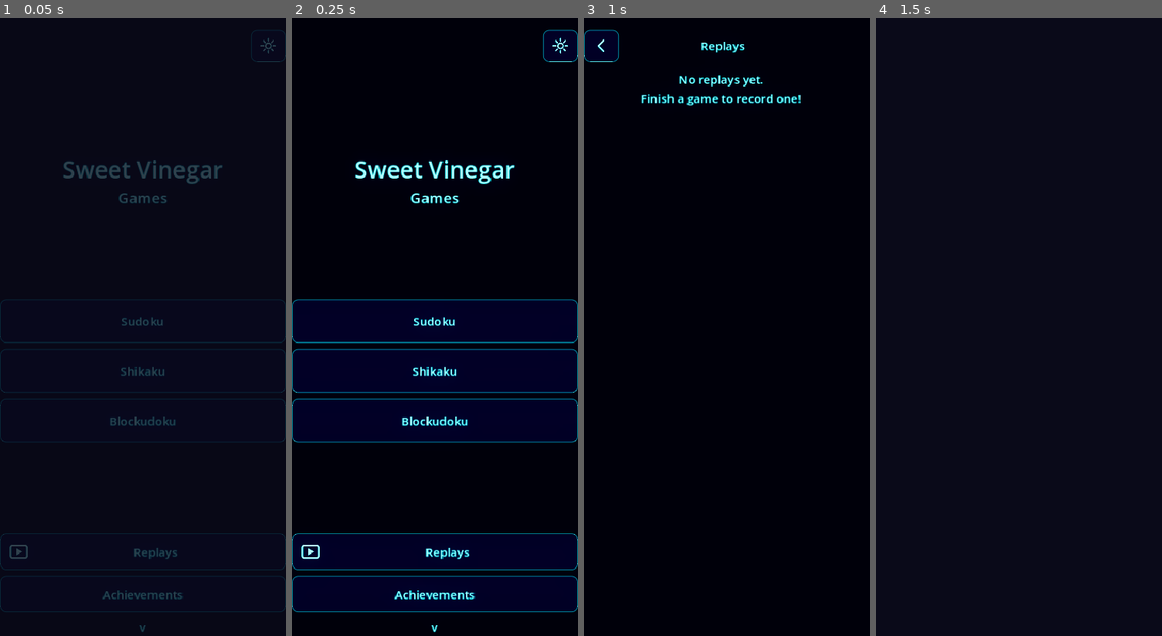
Above: before the commit, frames 1-4 (left to right).
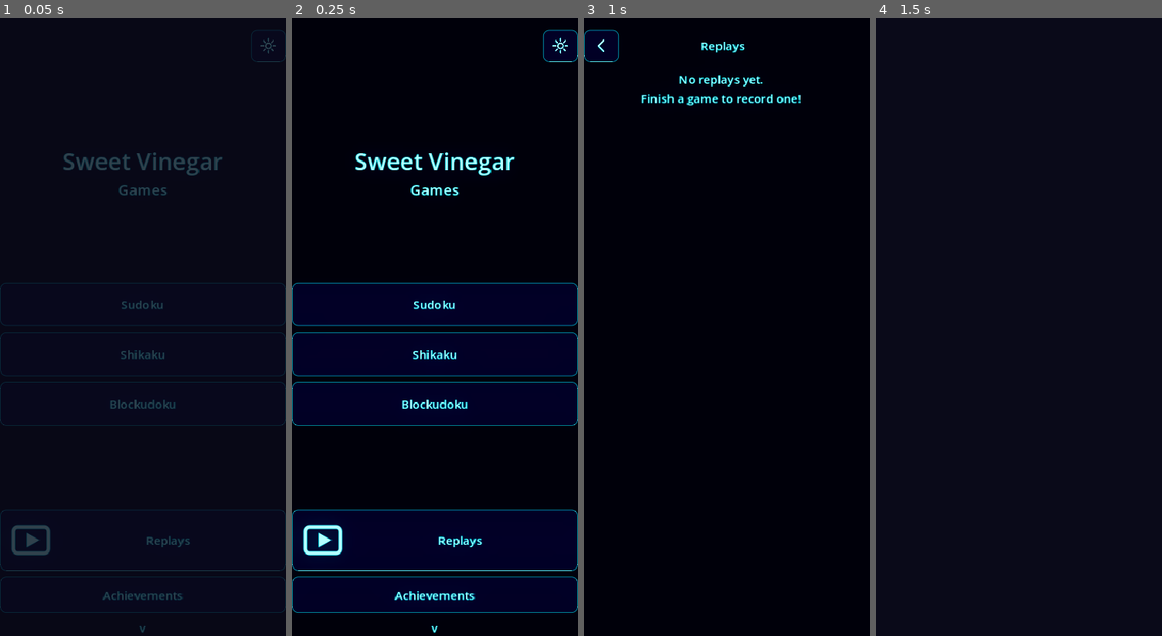
Above: after the commit, the same moments.

Repository: mchambers-mojang/sweet-vinegar-games
Game: Godot game, scene res://scenes/game_picker.tscn
Two runs of this game, one before a commit and one after it. Both use one fixed random seed, a clock stepped at 60 frames per second and the inputs below.
Inputs (mouse positions are in pixels of both pictures, inside the frame that each line leads up to):
- Up to frame 1 (0.05 s): no input
- Up to frame 2 (0.25 s): no input
- Up to frame 3 (1 s): click "Replays" at 0.5 s
- Up to frame 4 (1.5 s): click (893, 48) at 1.25 s

The runs differ from the first frame. In frame 1, 4.0% of the frame differs, in the area x 0-100%, y 21-100%; in frame 2, 19%; in frame 3, nothing differs; in frame 4, nothing differs.

Commit message:
fix: Replays icon closer to text + Settings screen title
- Disable expand_icon on Replays button so icon sits next to text
- Settings screen title changed from ⚙ emoji to 'Settings' text
  (the ⚙ was a Label, not caught by IconManager's Button scanning)

Co-authored-by: Copilot <223556219+Copilot@users.noreply.github.com>

Diff:
--- a/scenes/settings.tscn
+++ b/scenes/settings.tscn
@@ -35,7 +35,7 @@
 [node name="Title" type="Label" parent="MarginContainer/VBoxContainer/TopBar"]
 layout_mode = 2
 size_flags_horizontal = 3
-text = "⚙"
+text = "Settings"
 horizontal_alignment = 1
 
 [node name="Spacer" type="Control" parent="MarginContainer/VBoxContainer/TopBar"]
--- a/scripts/autoload/icon_manager.gd
+++ b/scripts/autoload/icon_manager.gd
@@ -76,6 +76,7 @@
 		apply_icon(button, TEXT_TO_ICON[text])
 	elif text == "Replays":
 		apply_icon(button, "replays", true)
+		button.expand_icon = false
 
 
 func get_icon(icon_name: String) -> Texture2D:
